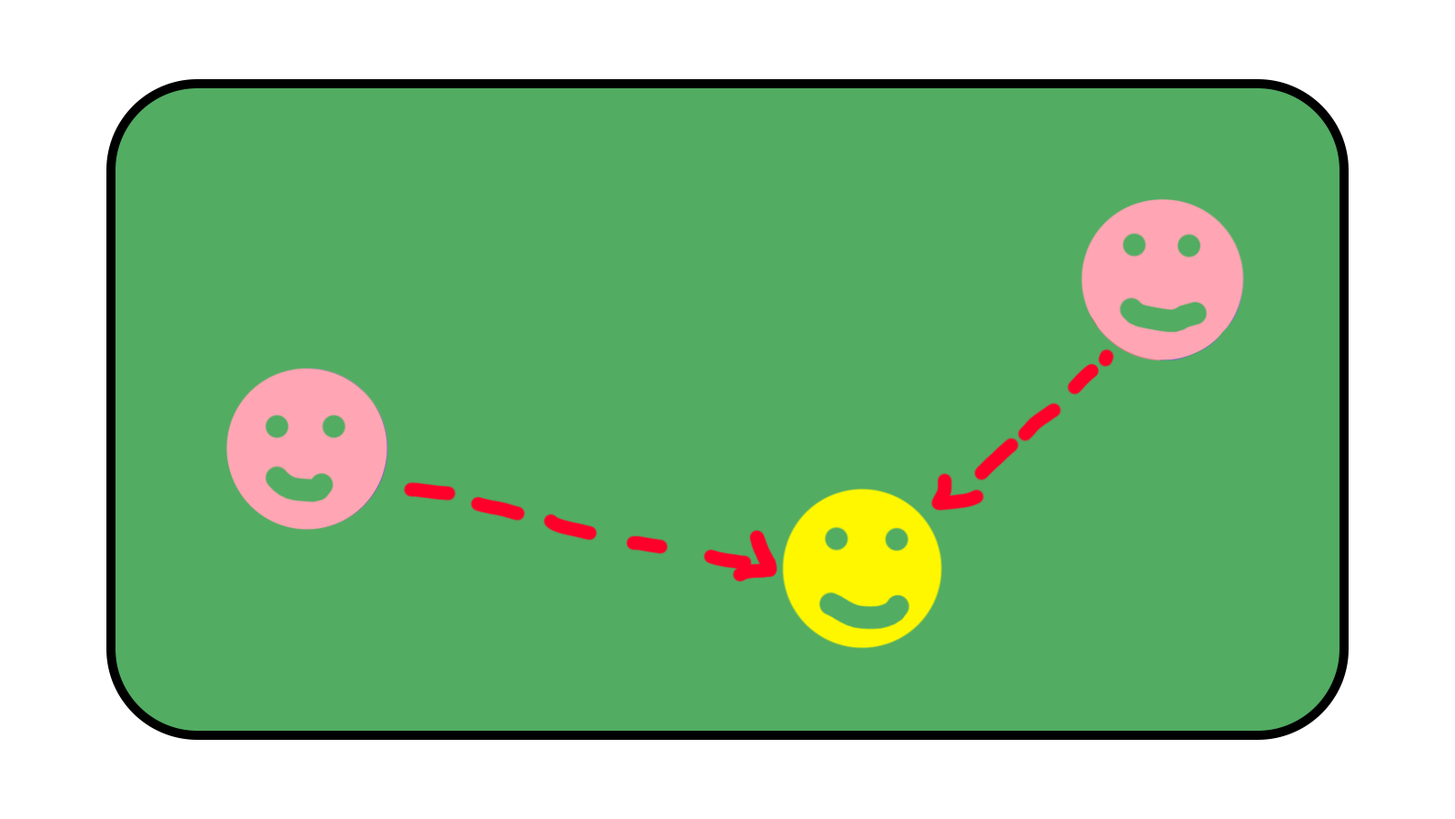
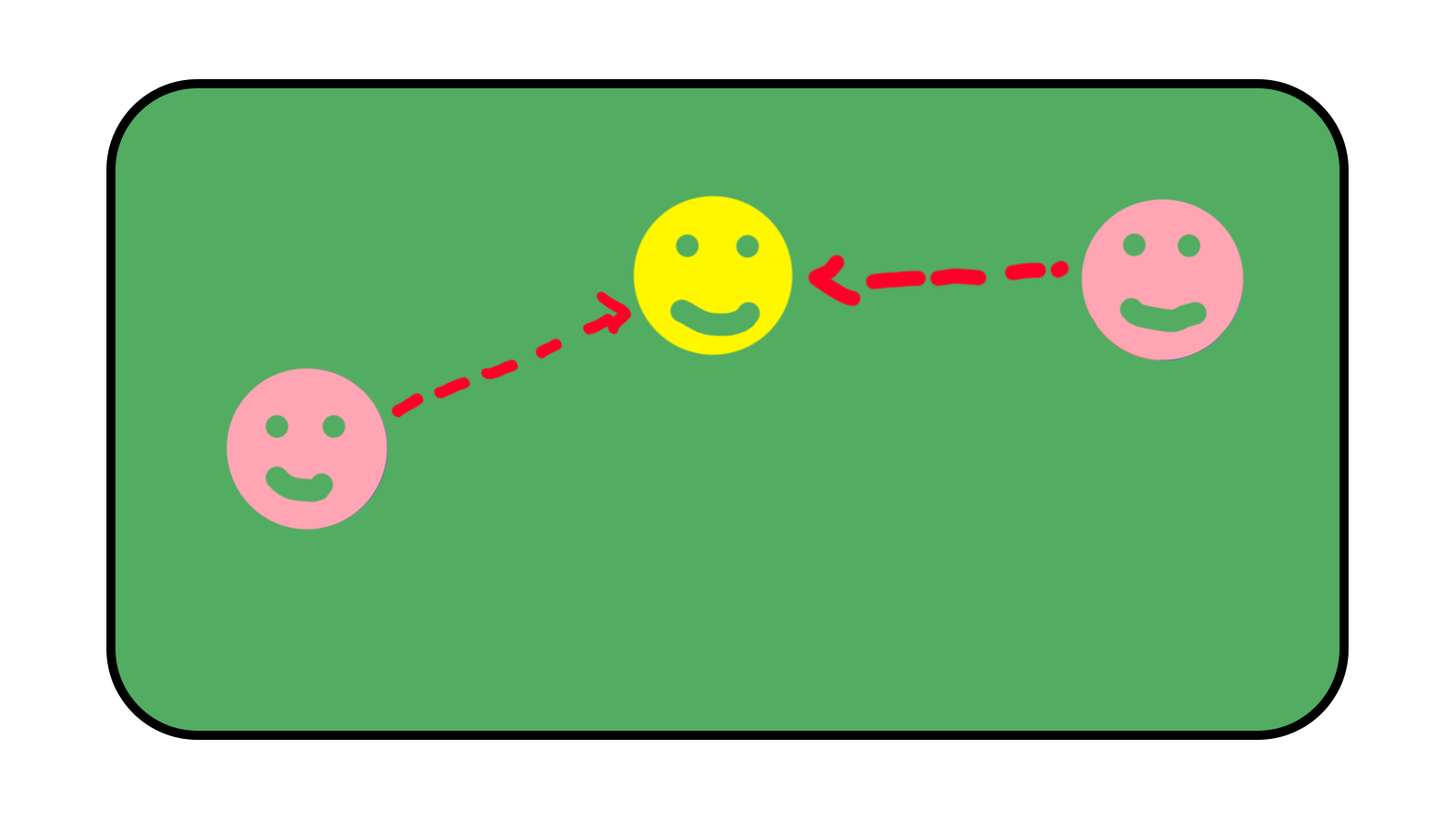
Revision of a layered 1455×819 image; what changed, layer by layer:
painted on "Слой 0 копия 3" over [391, 194, 1119, 649]
